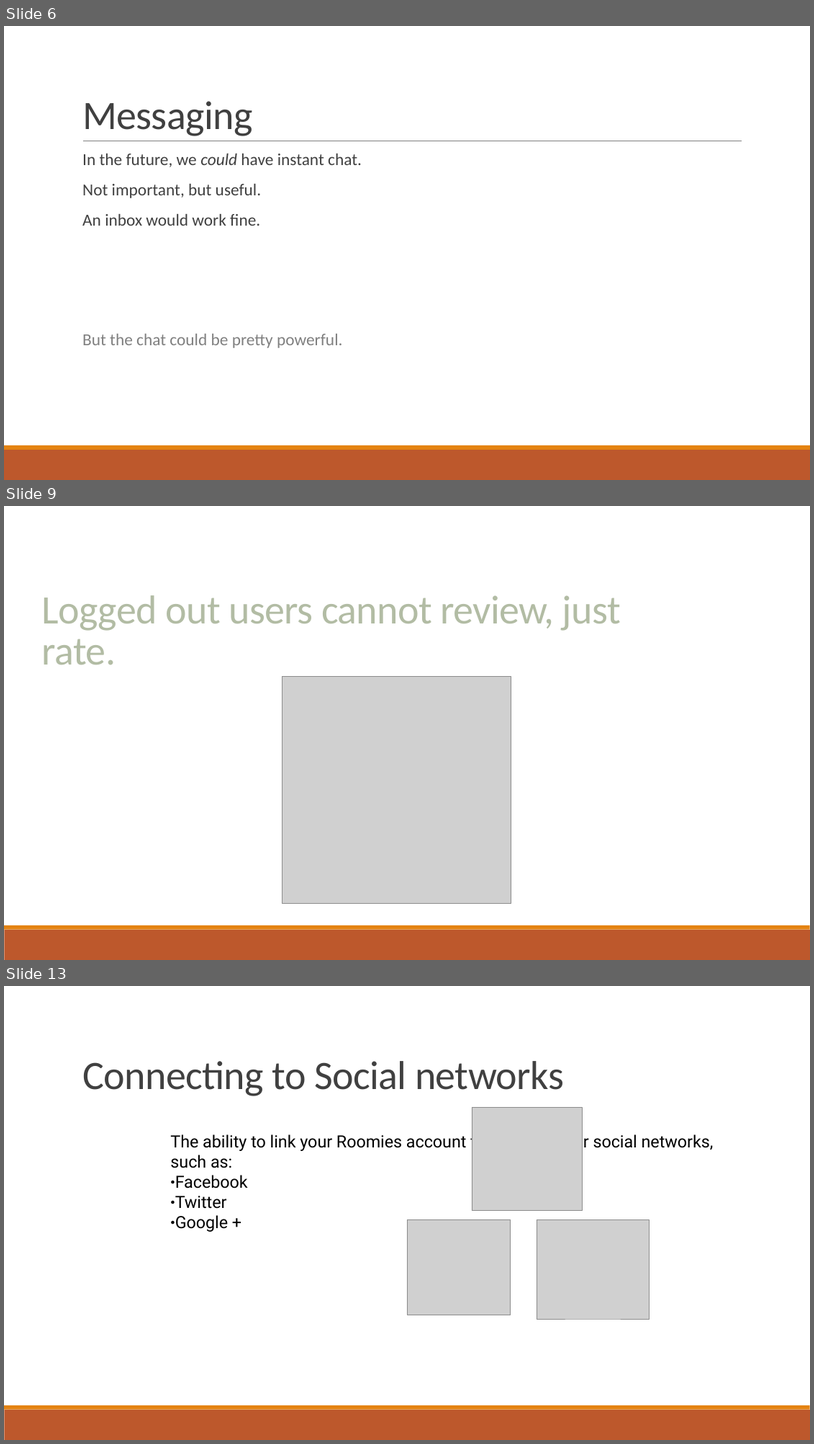
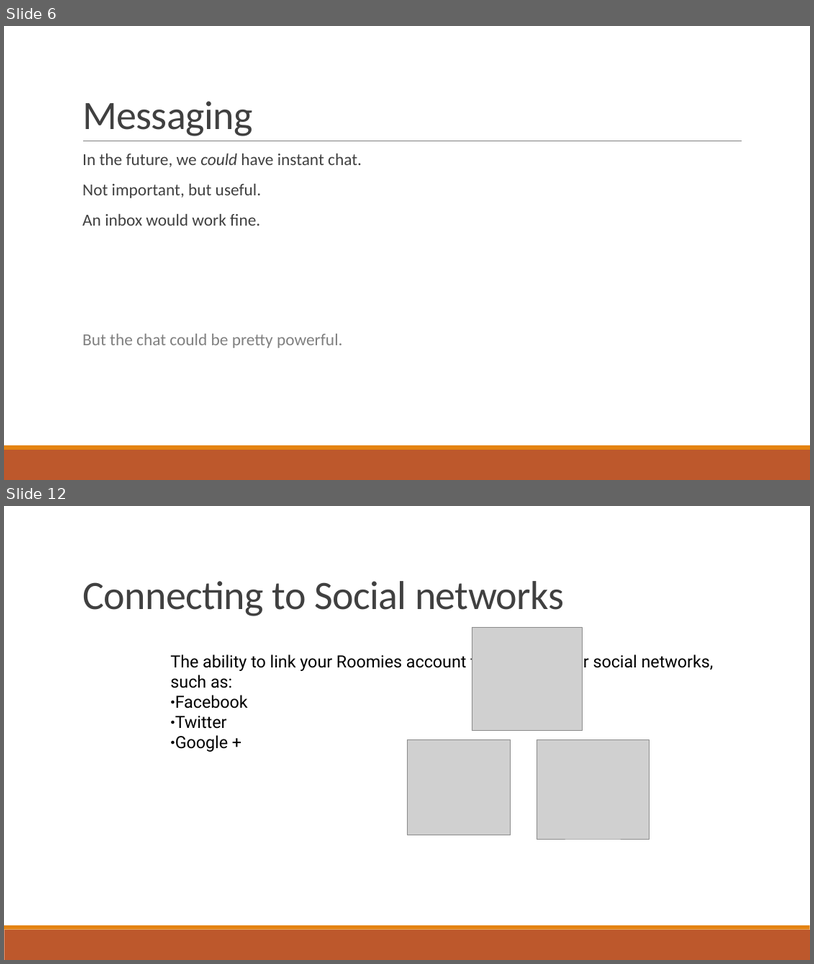
Before and after one commit to dragosthealex/roomies, a slide deck: resources/presentation1/final_presentation.pptx. Shown one above the other, each under a label of ours: slides 6, 9 and 13 before the commit, slides 6 and 12 after it; the slides between them are not shown. The pictures are 814x1444 and 814x964 pixels, drawn with LibreOffice and Linux fonts; fonts in the diff are those of the drawing; grey boxes stand for pictures. Boxes give left, top, right and bottom in pixels: in the first picture for what was removed or moved away, otherwise in the second. Text is boxed around its words. In the diff, an @@ line names an element or a change of style, - is before the commit and + after.

```diff
--- a/resources/presentation1/final_presentation.pptx
+++ b/resources/presentation1/final_presentation.pptx
@@ slide 9 removed at [4, 506, 810, 960], background #FFFFFF; not listed: 2 template elements that a slide beside it also shows @@
@@ title removed at [42, 595, 621, 664] @@
-Logged out users cannot review, just rate.
@@ picture removed at [283, 676, 512, 903] @@
@@ what was slide 13 is now slide 12 @@
```
Also in this commit, not shown: 8 slides changed.
